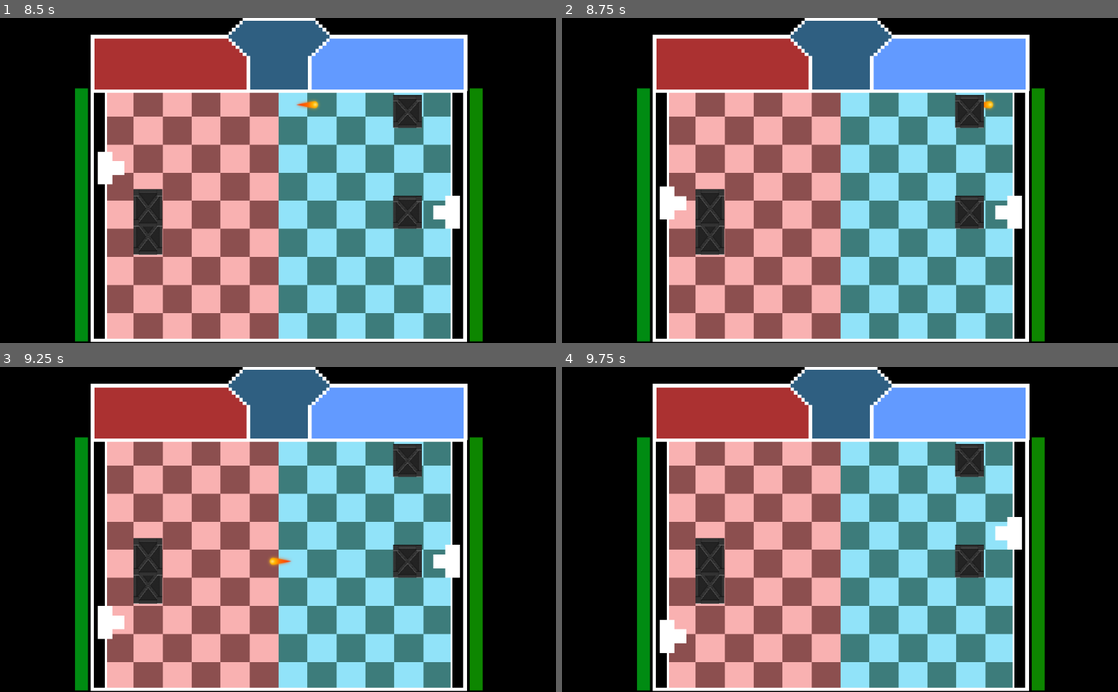
Above: before the commit, frames 1-4 (two rows, left to right).
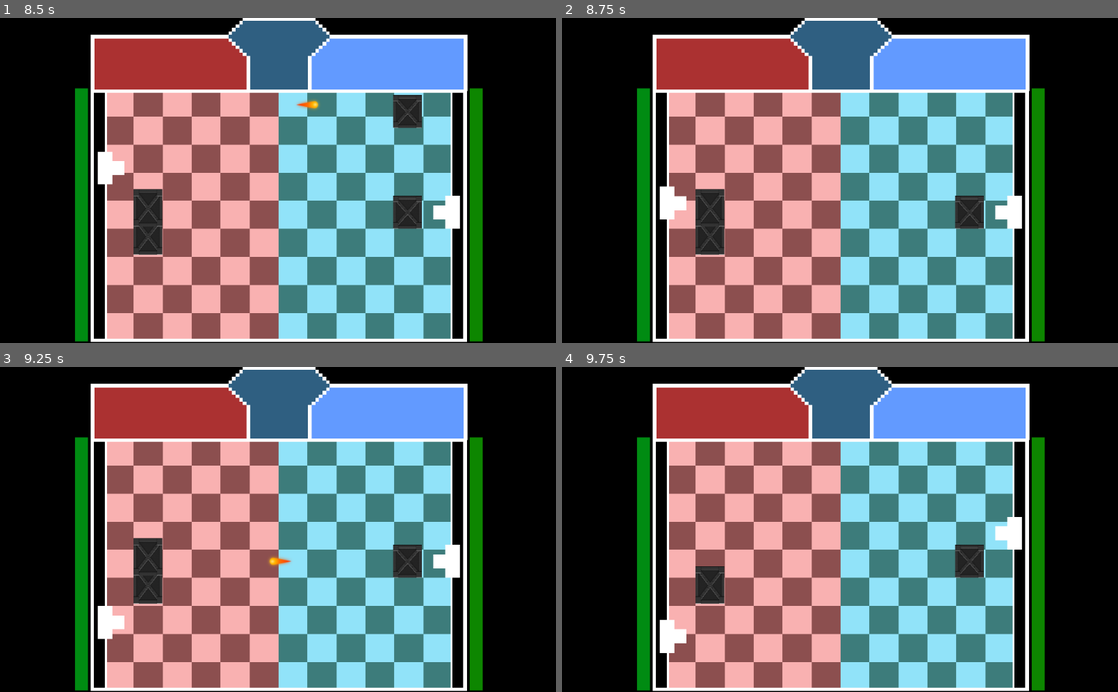
Above: after the commit, the same moments.

Repository: Raelr/dd-pong-invaders
Game: Godot game, scene res://scenes/Main.tscn
Two runs of this game, one before a commit and one after it. Both use one fixed random seed, a clock stepped at 60 frames per second and the inputs below.
Inputs (mouse positions are in pixels of both pictures, inside the frame that each line leads up to):
- Up to frame 1 (8.5 s): tap Enter at 0.5 s; move the mouse to (266, 193) at 0.52 s; hold W 0.53-1.28 s; click (266, 193) at 0.6 s; move the mouse to (166, 196) at 1.27 s; hold S 1.28-2.03 s; tap E (playerActive) at 1.35, 6.6 s; move the mouse to (333, 109) at 2.02 s; hold W 2.03-3.53 s; tap O (playerTwoActive) at 2.1, 7.35 s; move the mouse to (250, 245) at 2.77 s; tap F at 2.85 s; click (250, 245) at 2.92 s; move the mouse to (444, 229) at 3.52 s; hold H 3.53-4.28 s; hold S 3.53-5.78 s; move the mouse to (111, 131) at 4.27 s; tap I at 4.35 s; move the mouse to (305, 180) at 5.02 s; hold K 5.03-5.78 s; click (305, 180) at 5.17 s; move the mouse to (194, 99) at 5.77 s; hold W 5.78-8.03 s; click (194, 99) at 5.85 s; move the mouse to (400, 164) at 6.52 s; move the mouse to (166, 196) at 7.27 s; click (166, 196) at 7.42 s; tap Space at 8 s; move the mouse to (333, 109) at 8.02 s; hold S from 8.03 s (still down); hold F from 8.03 s (still down)
- Up to frame 2 (8.75 s): keep holding S; keep holding F
- Up to frame 3 (9.25 s): keep holding S; move the mouse to (250, 594) at 8.77 s; release F at 8.78 s; tap H at 8.85 s
- Up to frame 4 (9.75 s): move the mouse to (1006, 578) at 9.52 s; release S at 9.53 s; hold W from 9.53 s (still down); hold I from 9.53 s (still down); click (1006, 578) at 9.67 s

Frame 1 is identical in both runs. In frame 2, 0.6% of the frame differs, in the area x 70-78%, y 23-34%; in frame 3, 0.5%; in frame 4, 1.0%, in the area x 24-76%, y 23-65%.
Error after the commit: Invalid call. Nonexistent function 'isBullet' in base 'Area2D (Barricade.gd)'. (res://scripts/Barricade.gd:48)

Commit message:
Barricade destroyed

Diff:
--- a/scenes/Barricade.tscn
+++ b/scenes/Barricade.tscn
@@ -6,7 +6,7 @@
 [sub_resource type="RectangleShape2D" id=1]
 extents = Vector2( 24, 24 )
 
-[node name="Barricade" type="StaticBody2D"]
+[node name="Barricade" type="Area2D"]
 script = ExtResource( 2 )
 
 [node name="Metal Box" type="Sprite" parent="."]
@@ -16,3 +16,4 @@
 
 [node name="CollisionShape2D" type="CollisionShape2D" parent="."]
 shape = SubResource( 1 )
+[connection signal="area_entered" from="." to="." method="_on_Barricade_area_entered"]
--- a/scenes/BarricadeV2.tscn
+++ b/scenes/BarricadeV2.tscn
@@ -9,7 +9,7 @@
 [node name="BarricadeV2" type="Node2D"]
 script = ExtResource( 3 )
 
-[node name="Haystack" type="StaticBody2D" parent="."]
+[node name="Haystack" type="Area2D" parent="."]
 
 [node name="Metal Box" type="Sprite" parent="Haystack"]
 position = Vector2( 9.09495e-13, 0 )
@@ -18,3 +18,4 @@
 
 [node name="CollisionShape2D" type="CollisionShape2D" parent="Haystack"]
 shape = SubResource( 1 )
+[connection signal="area_entered" from="Haystack" to="." method="_on_Haystack_area_entered"]
--- a/scripts/Barricade.gd
+++ b/scripts/Barricade.gd
@@ -41,3 +41,10 @@
 #	if body.get_groups().has("barricade"):
 #		queue_free()
 #		body.explode()
+
+
+
+func _on_Barricade_area_entered(area):
+	if area.isBullet() and area.getBulletOwner() == "playerTwo":
+		self.queue_free()
+		area.queue_free()
--- a/scripts/BarricadeV2.gd
+++ b/scripts/BarricadeV2.gd
@@ -13,3 +13,9 @@
 # Called every frame. 'delta' is the elapsed time since the previous frame.
 #func _process(delta):
 #	pass
+
+
+func _on_Haystack_area_entered(area):
+	if area.isBullet() and area.getBulletOwner() == "playerOne":
+		self.queue_free()
+		area.queue_free()
